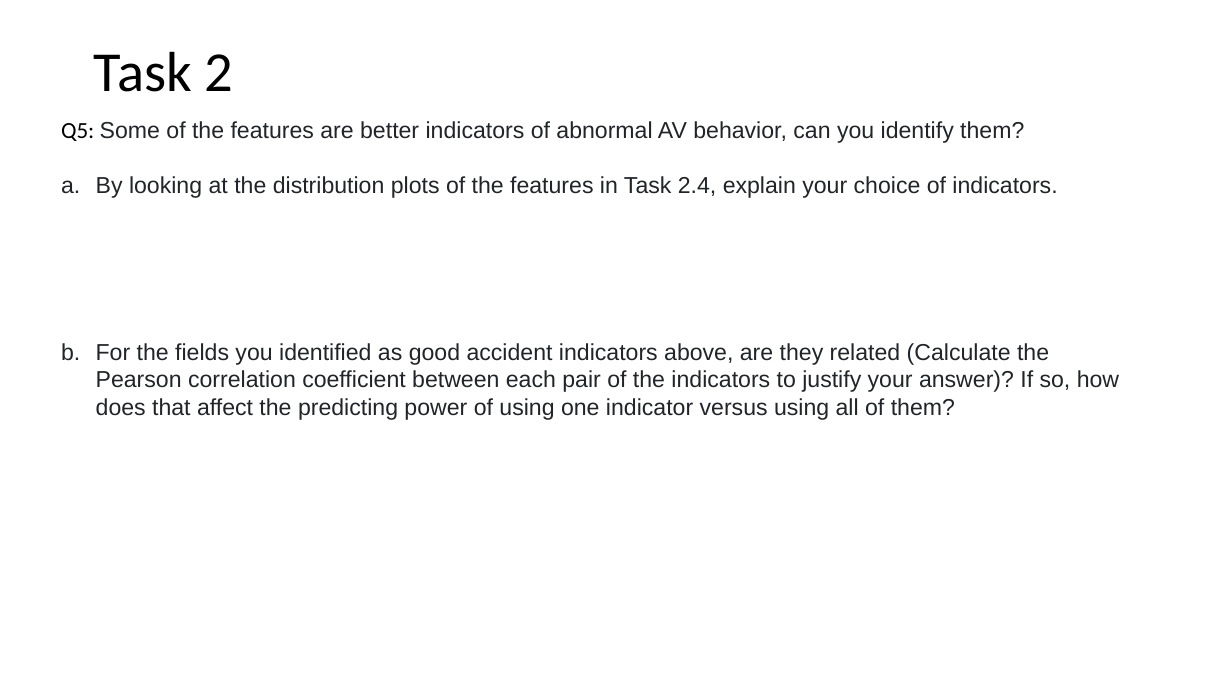
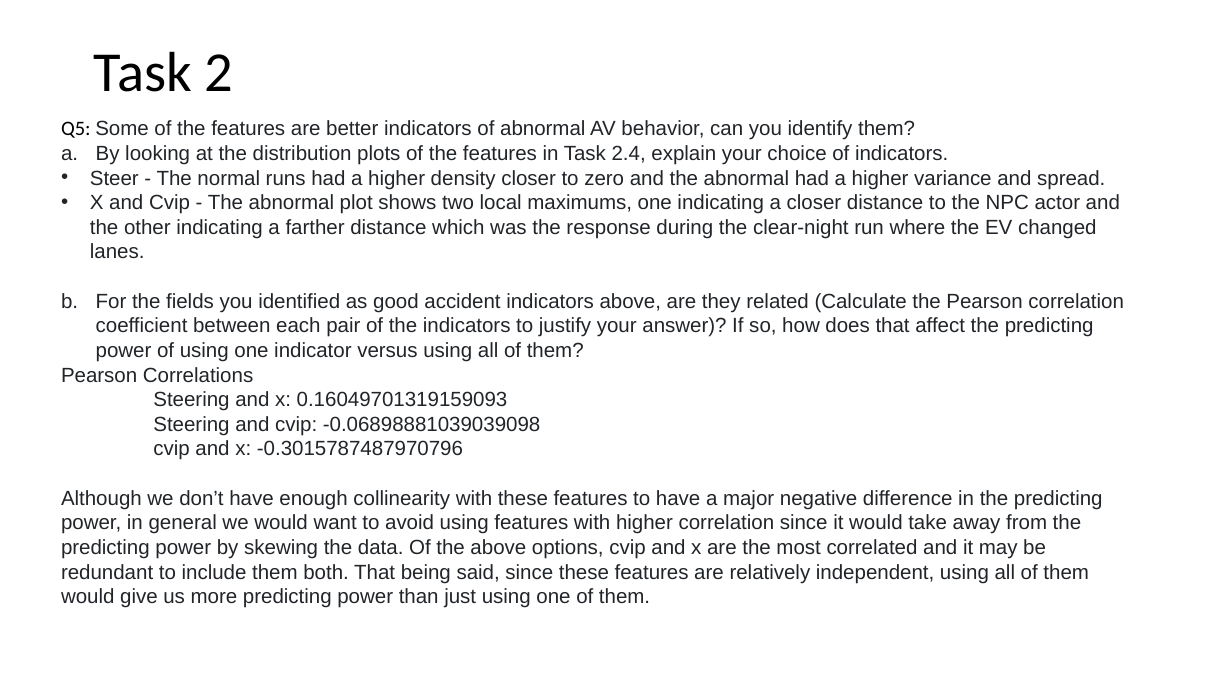
Before and after one commit to mrojaspell/MP1, a slide deck: slide 22 of mp1_powerpoint.pptx. Drawn at 1232x693 pixels with LibreOffice and Linux fonts; fonts in the diff are those of the drawing. Boxes give left, top, right and bottom in pixels: in the first picture for what was removed or moved away, otherwise in the second. Text is boxed around its words. In the diff, an @@ line names an element or a change of style, - is before the commit and + after.

```diff
--- a/mp1_powerpoint.pptx
+++ b/mp1_powerpoint.pptx
@@ text at [61,120,1124,362]: size 18 to 16 pt in "Q5: Some of the features are better ...", "By looking at the distribution plots of ...", "For the fields you identified as good ..." @@
@@ text at [90,170,1120,258]: paragraphs added @@
+• Steer - The normal runs had a higher density closer to zero and the abnormal had a higher variance and spread.
+• X and Cvip - The abnormal plot shows two local maximums, one indicating a closer distance to the NPC actor and the other indicating a farther distance which was the response during the clear-night run where the EV changed lanes.
@@ text at [61,367,1103,608]: paragraphs added @@
+Pearson Correlations
+Steering and x: 0.16049701319159093
+Steering and cvip: -0.06898881039039098
+cvip and x: -0.3015787487970796
+Although we don’t have enough collinearity with these features to have a major negative difference in the predicting power, in general we would want to avoid using features with higher correlation since it would take away from the predicting power by skewing the data. Of the above options, cvip and x are the most correlated and it may be redundant to include them both. That being said, since these features are relatively independent, using all of them would give us more predicting power than just using one of them.
```
Also in this commit, not shown: 5 other slides changed, 2 slides added, 1 other file.
